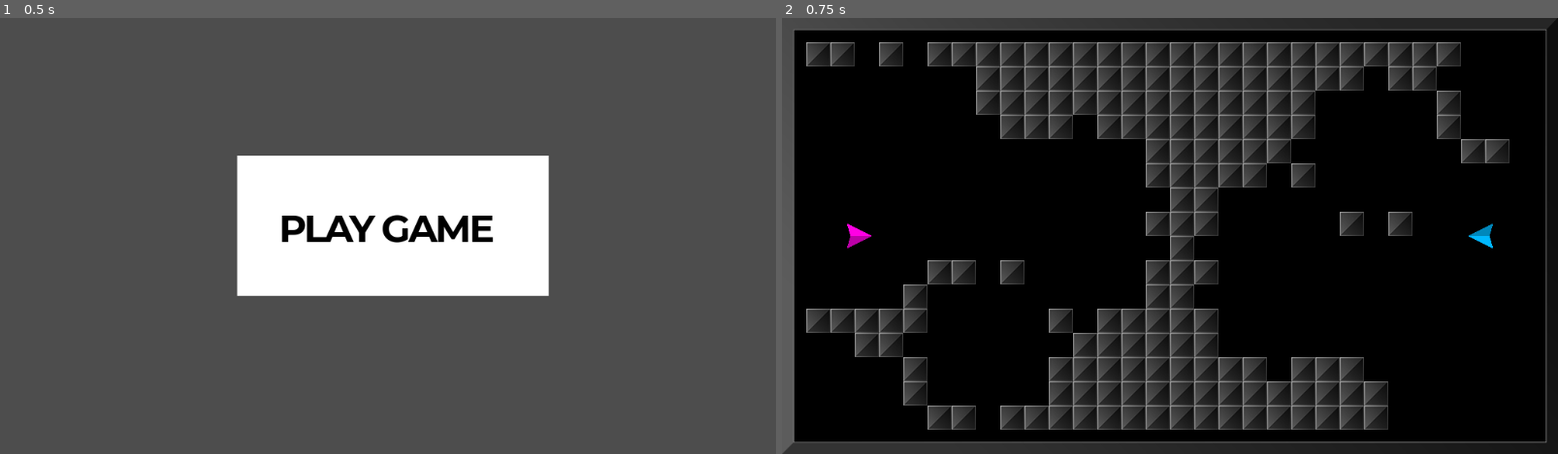
Above: before the commit, frames 1-2 (left to right).
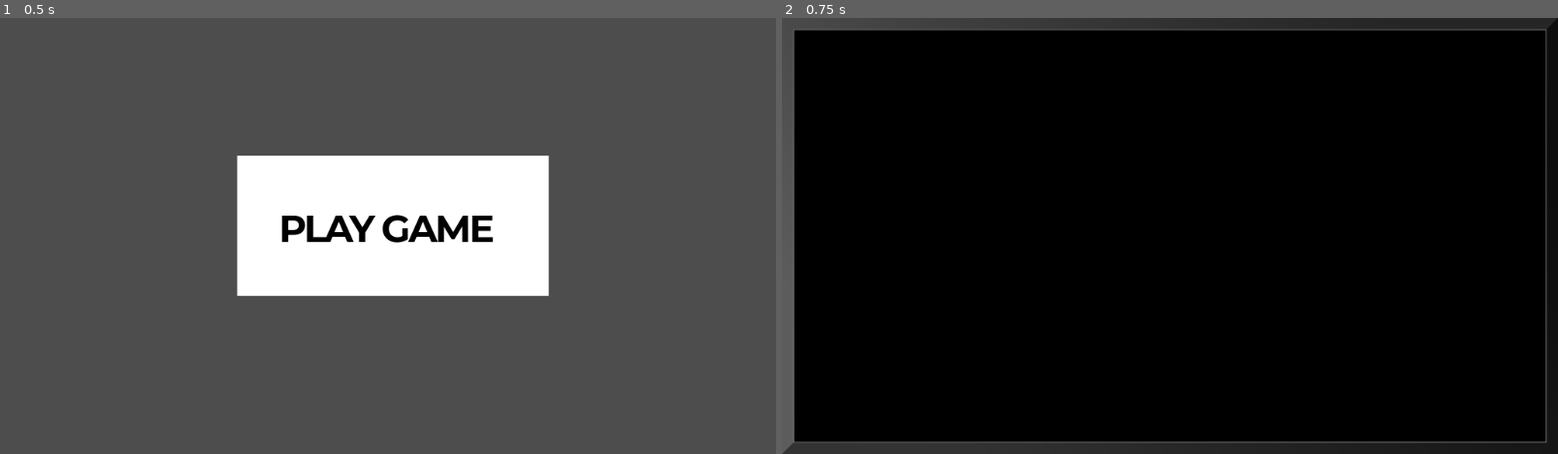
Above: after the commit, the same moments.

Repository: outrightmental/Blockbusters
Game: Godot game, scene res://scenes/main.tscn
Same seed, same stepped clock (60 frames per second), same inputs: the game is played once before the commit and once after it.
Inputs (mouse positions are in pixels of both pictures, inside the frame that each line leads up to):
- Up to frame 1 (0.5 s): no input
- Up to frame 2 (0.75 s): click (1177, 222) at 0.5 s

Frame 1 is identical in both runs. In frame 2, 26% of the frame differs, in the area x 3-94%, y 5-95%.
Error after the commit: Parse Error: Assigned value for constant "PLAYER_COLORS" isn't a constant expression. (res://constants/colors.gd:3)

Commit message:
WIP projectile

Diff:
--- /dev/null
+++ b/constants/colors.gd
@@ -0,0 +1,6 @@
+extends Node
+
+const PLAYER_COLORS: Dictionary = {
+									  1: [Color.hex(0xff00e4ff), Color.hex(0xbb00a7ff)],  # Pink
+									  2: [Color.hex(0x00b8ffff), Color.hex(0x0087bbff)]   # Blue
+								  }
--- /dev/null
+++ b/models/ships/projectile_explosive.gd
@@ -0,0 +1,54 @@
+extends "res://models/collidable/collidable.gd"
+
+const FORCE_AMOUNT: int             = 500
+const LINEAR_DAMP: int              = 1
+const TARGET_ROTATION_FACTOR: float = 10
+var screen_size: Vector2
+
+
+# keep track of the time when the input was pressed
+var input_start_ticks_msec: float = 0.0
+# whether the input is pressed
+var input_pressed: bool = false
+# threshold that's rotation only (strafe) before applying force
+const STRAFE_THRESHOLD_MSEC: float = 500
+# fixed actual angle moves towards target angle -- used for strafe/accelerate mechanic
+var target_rotation: float = 0.0
+var actual_rotation: float = 0.0
+
+
+# Player number to identify the ship
+@export var player_num: int = 0
+
+
+# Called when the node enters the scene tree for the first time.
+func _ready() -> void:
+	set_linear_damp(LINEAR_DAMP)
+	get_tree().root.size_changed.connect(_on_viewport_resize)
+	_on_viewport_resize()
+
+	# Set the sprite texture based on player_num
+	if player_num in Colors.PLAYER_COLORS:
+		$TriangleLight.color = Colors.PLAYER_COLORS[player_num][0]
+		$TriangleDark.color = Colors.PLAYER_COLORS[player_num][1]
+	else:
+		print("No texture found for player_num: ", player_num)
+
+	actual_rotation = rotation
+	target_rotation = rotation
+	pass
+
+
+func _on_viewport_resize() -> void:
+	screen_size = get_viewport_rect().size
+	pass
+
+
+# Called every frame. 'delta' is the elapsed time since the previous frame.
+func _process(delta: float) -> void:
+	pass
+
+
+# Called when the ship is instantiated
+func _init():
+	super._init()
--- /dev/null
+++ b/models/ships/projectile_explosive.tscn
@@ -0,0 +1,24 @@
+[gd_scene load_steps=2 format=3 uid="uid://b58oyq1o5ha2o"]
+
+[ext_resource type="Script" path="res://models/ships/projectile_explosive.gd" id="1_e1yt5"]
+
+[node name="ProjectileExplosive" type="RigidBody2D"]
+gravity_scale = 0.0
+script = ExtResource("1_e1yt5")
+player_num = null
+number = null
+metadata/_edit_vertical_guides_ = [10.0]
+
+[node name="TriangleLight" type="Polygon2D" parent="."]
+position = Vector2(-12, 2)
+color = Color(1, 0, 0.894118, 1)
+polygon = PackedVector2Array(12, -6, 22, -7, 29, -2, 12, -2)
+
+[node name="TriangleDark" type="Polygon2D" parent="."]
+position = Vector2(-12, 2)
+color = Color(0.733333, 0, 0.654902, 1)
+polygon = PackedVector2Array(12, -2, 29, -2, 22, 3, 12, 2)
+
+[node name="CollisionPolygon2D" type="CollisionPolygon2D" parent="."]
+visible = false
+polygon = PackedVector2Array(10, -5, 17, 0, 10, 5, 0, 4, 0, -4)
--- a/models/ships/ship.gd
+++ b/models/ships/ship.gd
@@ -34,15 +34,8 @@
 var target_rotation: float = 0.0
 var actual_rotation: float = 0.0
 
-# Map player_num to textures
-var player_colors: Dictionary = {
-									  1: [Color.hex(0xff00e4ff), Color.hex(0xbb00a7ff)],
-									  2: [Color.hex(0x00b8ffff), Color.hex(0x0087bbff)]
-								  }
-
 # Player number to identify the ship
 @export var player_num: int = 0
-
 
 # Called when the node enters the scene tree for the first time.
 func _ready() -> void:
@@ -58,9 +51,9 @@
 			print("Input action not found: ", action_name)
 
 	# Set the sprite texture based on player_num
-	if player_num in player_colors:
-		$TriangleLight.color = player_colors[player_num][0]
-		$TriangleDark.color = player_colors[player_num][1]
+	if player_num in Colors.PLAYER_COLORS:
+		$TriangleLight.color = Colors.PLAYER_COLORS[player_num][0]
+		$TriangleDark.color = Colors.PLAYER_COLORS[player_num][1]
 	else:
 		print("No texture found for player_num: ", player_num)
 
--- a/models/ships/ship.tscn
+++ b/models/ships/ship.tscn
@@ -2,9 +2,11 @@
 
 [ext_resource type="Script" path="res://models/ships/ship.gd" id="1_yja86"]
 
-[node name="ShipTest" type="RigidBody2D"]
+[node name="Ship" type="RigidBody2D"]
 gravity_scale = 0.0
 script = ExtResource("1_yja86")
+player_num = null
+number = null
 
 [node name="TriangleLight" type="Polygon2D" parent="."]
 position = Vector2(-12, 2)
--- a/project.godot
+++ b/project.godot
@@ -14,6 +14,10 @@
 run/main_scene="res://scenes/main.tscn"
 config/features=PackedStringArray("4.3", "GL Compatibility")
 config/icon="res://icon.svg"
+
+[autoload]
+
+Colors="*res://constants/colors.gd"
 
 [display]
 
